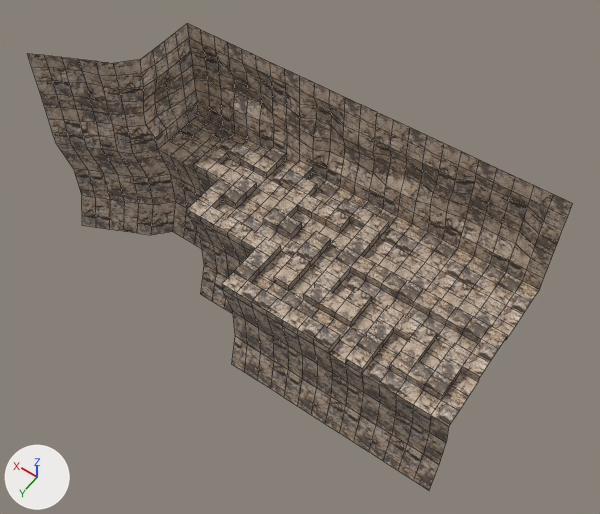
The FBX model Assets/models/maps/e1m3.fbx as it was, and as the next commit left it.
The view is the same before and after, from a 50 mm camera at (-0.556, 0.562, 0.734) aimed at (-0.209, 0.076, -0.03). The lights are fixed; the arrows at lower left show +X, +Y and +Z. Mesh edges are drawn as thin lines. Objects named as collision shapes, trigger or cutter boxes, shadow casters or lower levels of detail are left out. Where no turn or scale is listed for an object, it has been applied to the vertices. Vertices at the same position are counted once.

The scene before the commit, as lines of its bpy script (objects in view):
```python
me_e1m3 = bpy.data.meshes.new('e1m3')
me_e1m3.from_pydata(...)  # 749 vertices, 696 faces; spans x -0.46..0.13, y -0.03..0.18, z -0.159..0.14
me_e1m3.materials.append(mat_material__rocks1_png)  # picture img_rocks1_png
ob_e1m3 = bpy.data.objects.new('e1m3', me_e1m3)
ob_e1m3.location = (0.0, 0.0, 0.0)
```
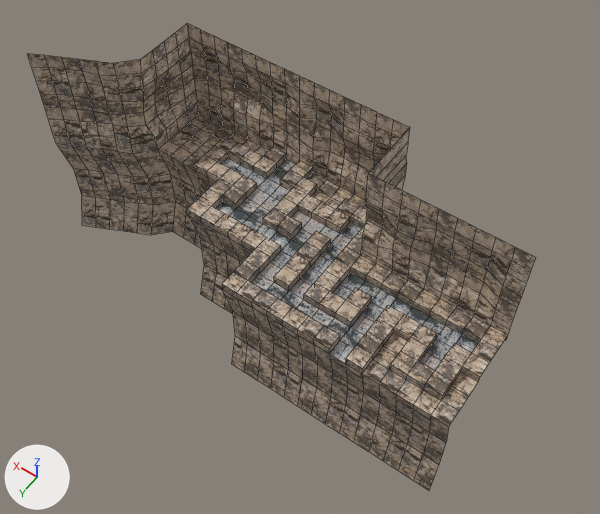
Patch to the scene script:
```diff
--- a/Assets/models/maps/e1m3.fbx.py
+++ b/Assets/models/maps/e1m3.fbx.py
@@ img_rocks2_png @@
+img_rocks2_png = load_image('rocks2.png', '../../textures/surfaces/rocks2.png', 512, 512, 'sRGB')
@@ mat_material__rocks2_png @@
+mat_material__rocks2_png = principled_material('Material__rocks2_png')
+mat_material__rocks2_png.texture = img_rocks2_png
@@ me_e1m3 @@
 # used by ob_e1m3; location = (0.0, 0.0, 0.0)
-me_e1m3.from_pydata(...)  # 749 vertices, 696 faces; spans x -0.46..0.13, y -0.03..0.18, z -0.159..0.14
+me_e1m3.from_pydata(...)  # 720 vertices, 667 faces; spans x -0.46..0.13, y -0.03..0.18, z -0.159..0.14
+# me_e1m3 part 1
+# 39 vertices are removed from x -0.46..-0.3, y -0.028..0.04, z 0.0..0.14
+# 51 faces are deleted
+# 18 vertices in x -0.4..-0.298, y -0.028..-0.02, z 0.04..0.14 move by (0.02, 0.08, 0.0)
+# 8 vertices in x -0.46..-0.32, y 0.04, z 0.0 move by (0.0, 0.02, 0.02)
+# 7 vertices in x -0.42..-0.36, y -0.02, z 0.0..0.02 move by (0.002, 0.072, 0.081)
+# 6 vertices in x -0.46..-0.44, y -0.02, z 0.0..0.04 move by (0.0, 0.08, 0.08)
+# 4 vertices in x -0.42..-0.36, y 0.02, z 0.0 move by (0.002, 0.032, 0.041)
+# 4 vertices in x -0.42..-0.36, y 0.0, z 0.0 move by (0.002, 0.052, 0.061)
+# 13 vertices move from x -0.46..-0.316, y -0.028..0.02, z 0.0..0.101 to x -0.46..-0.298, y 0.052..0.06, z 0.04..0.12
+# 2 vertices are added at (-0.34, 0.06, 0.08), (-0.38, 0.06, 0.12)
+# 8 new vertices lie (0.0, 0.0, 0.02) away from vertices in x -0.46..-0.28, y -0.028..0.06, z 0.0..0.041
+# 22 new faces join them, mat_material__rocks1_png (picture img_rocks1_png)
+# me_e1m3 part 2: 48 kept faces spanning x -0.46..-0.278, y -0.028..0.06, z 0.0..0.14 get new texture (UV) coordinates
+# me_e1m3 part 3: 50 faces spanning x -0.44..-0.06, y -0.02..0.18, z 0.0 switch from mat_material__rocks1_png (picture img_rocks1_png) to mat_material__rocks2_png (picture img_rocks2_png)
```

Changed parts and their boxes (x1, y1, x2, y2) in the pictures (600 x 514 px):
'e1m3', reshaped (7% narrower)
    before: (27, 23, 573, 490)
    after: (27, 23, 536, 490)
part 1 of me_e1m3, cut back
    before: (364, 168, 573, 273)
    after: (361, 209, 536, 272)
part 2 of me_e1m3, surface changed
    before: (395, 128, 548, 338)
    after: (362, 128, 531, 335)
part 3 of me_e1m3, recoloured (beige to grey)
    both: (216, 158, 478, 370)
